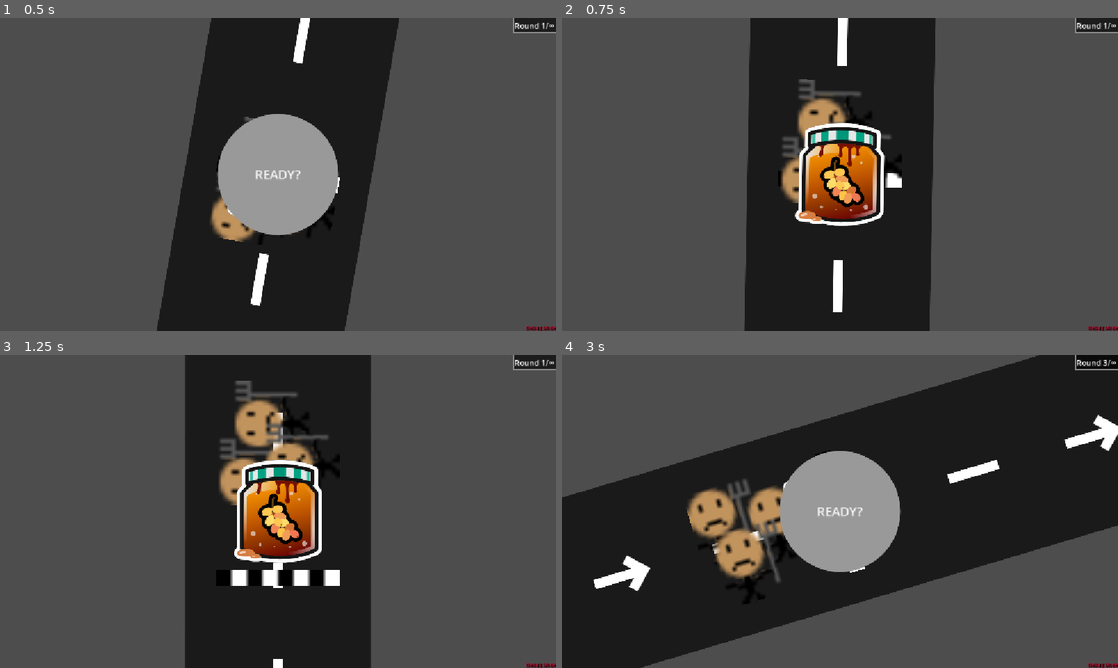
Above: before the commit, frames 1-4 (two rows, left to right).
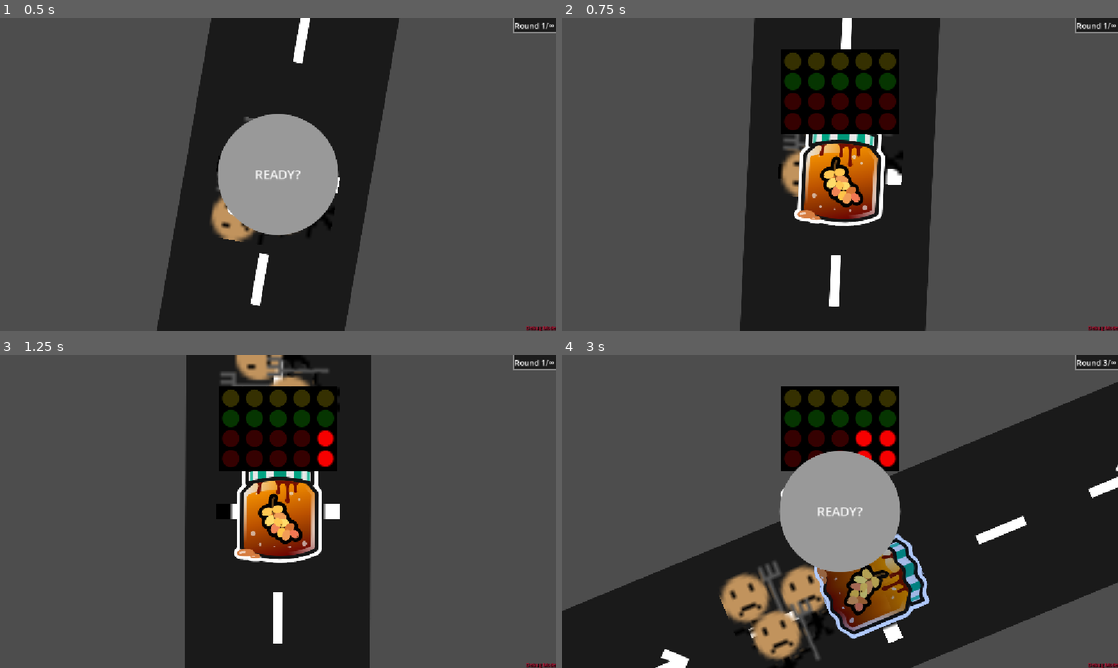
Above: after the commit, the same moments.

Repository: KIT-GameJam/dattel-jam
Game: Godot game, scene res://core/game_manager.tscn
Same seed, same stepped clock (60 frames per second), same inputs: the game is played once before the commit and once after it.
Inputs:
- Up to frame 1 (0.5 s): no input
- Up to frame 2 (0.75 s): click "READY?" at 0.5 s
- Up to frame 3 (1.25 s): no input
- Up to frame 4 (3 s): hold D (right) 1.28-2 s; tap Space (temp_reach_goal) at 1.35, 2.85 s; click "READY?" at 2 s; hold A (left) from 2.78 s (still down)

Frame 1 is identical in both runs. In frame 2, 8.0% of the frame differs, in the area x 32-68%, y 0-100%; in frame 3, 8.9%; in frame 4, 46%, in the area x 0-100%, y 0-100%.
Error after the commit: Trying to return a value of type "Area2D" from a function whose return type is "Road". (res://core/level.gd:13)

Commit message:
Add traffic light

Diff:
--- /dev/null
+++ b/assets/traffic-light-green.svg
@@ -0,0 +1,13 @@
+<?xml version="1.0" encoding="UTF-8"?>
+<!-- Created with Inkscape (http://www.inkscape.org/) -->
+<svg width="109.02mm" height="389.35mm" version="1.1" viewBox="0 0 109.02 389.35" xmlns="http://www.w3.org/2000/svg">
+ <g transform="translate(-46.722 125.21)" stroke-linejoin="round" stroke-miterlimit="1">
+  <rect x="46.722" y="-125.21" width="109.02" height="389.35" ry="2.5681" stroke-width="10" style="paint-order:markers fill stroke"/>
+  <g>
+   <circle cx="100.92" cy="205.58" r="39.246" fill="#350101" stroke-width="10" style="paint-order:markers fill stroke"/>
+   <circle cx="100.92" cy="114.12" r="39.246" fill="#350101" stroke-width="10" style="paint-order:markers fill stroke"/>
+   <circle cx="100.92" cy="22.661" r="39.246" fill="#2afa15" stroke="#26a03d" stroke-width="4.9" style="paint-order:markers fill stroke"/>
+   <circle cx="100.92" cy="-68.796" r="39.246" fill="#353001" stroke-width="10" style="paint-order:markers fill stroke"/>
+  </g>
+ </g>
+</svg>
--- /dev/null
+++ b/assets/traffic-light-off.svg
@@ -0,0 +1,13 @@
+<?xml version="1.0" encoding="UTF-8"?>
+<!-- Created with Inkscape (http://www.inkscape.org/) -->
+<svg width="109.02mm" height="389.35mm" version="1.1" viewBox="0 0 109.02 389.35" xmlns="http://www.w3.org/2000/svg">
+ <g transform="translate(-46.722 125.21)" stroke-linejoin="round" stroke-miterlimit="1" stroke-width="10">
+  <rect x="46.722" y="-125.21" width="109.02" height="389.35" ry="2.5681" style="paint-order:markers fill stroke"/>
+  <g>
+   <circle cx="100.92" cy="205.58" r="39.246" fill="#350101" style="paint-order:markers fill stroke"/>
+   <circle cx="100.92" cy="114.12" r="39.246" fill="#350101" style="paint-order:markers fill stroke"/>
+   <circle cx="100.92" cy="22.661" r="39.246" fill="#063501" style="paint-order:markers fill stroke"/>
+   <circle cx="100.92" cy="-68.796" r="39.246" fill="#353001" style="paint-order:markers fill stroke"/>
+  </g>
+ </g>
+</svg>
--- /dev/null
+++ b/assets/traffic-light-red.svg
@@ -0,0 +1,13 @@
+<?xml version="1.0" encoding="UTF-8"?>
+<!-- Created with Inkscape (http://www.inkscape.org/) -->
+<svg width="109.02mm" height="389.35mm" version="1.1" viewBox="0 0 109.02 389.35" xmlns="http://www.w3.org/2000/svg">
+ <g transform="translate(-46.722 125.21)" stroke-linejoin="round" stroke-miterlimit="1" stroke-width="10">
+  <rect x="46.722" y="-125.21" width="109.02" height="389.35" ry="2.5681" style="paint-order:markers fill stroke"/>
+  <g>
+   <circle cx="100.92" cy="205.58" r="39.246" fill="#f60000" stroke="#000" stroke-opacity=".52465" style="paint-order:markers fill stroke"/>
+   <circle cx="100.92" cy="114.12" r="39.246" fill="#f60000" stroke="#000" stroke-opacity=".52465" style="paint-order:markers fill stroke"/>
+   <circle cx="100.92" cy="22.661" r="39.246" fill="#063501" style="paint-order:markers fill stroke"/>
+   <circle cx="100.92" cy="-68.796" r="39.246" fill="#353001" style="paint-order:markers fill stroke"/>
+  </g>
+ </g>
+</svg>
--- a/game.gd
+++ b/game.gd
@@ -12,8 +12,10 @@
 
 const level_scene: PackedScene = preload("res://core/level.tscn")
 const ready_scene: PackedScene = preload("res://ui/ready_ui.tscn")
+const traffic_light_scene: PackedScene = preload("res://ui/beep_boop.tscn")
 var level: Level
 var ready_ui: Node
+var traffic_light_ui: Node
 const player_scene: PackedScene = preload("res://core/player_car.tscn")
 const car_scene: PackedScene = preload("res://core/car.tscn")
 var player: HistoryObject
@@ -49,6 +51,10 @@
 
 func _start_level() -> void:
 	ready_ui.queue_free()
+	traffic_light_ui = traffic_light_scene.instantiate()
+	add_child(traffic_light_ui)
+
+func start_race() -> void:
 	is_race_started = true
 
 func _end_level() -> void:
--- /dev/null
+++ b/ui/beep_boop.gd
@@ -0,0 +1,29 @@
+extends CanvasLayer
+
+@onready var container: Control = $VBoxContainer/TrafficLightContainer
+@onready var timer: Timer = $Timer
+var traffic_lights: Array[TrafficLight] = []
+var step := 0
+var is_done := false
+
+func _ready() -> void:
+	if Global.DEBUG:
+		# reduce wait time in debug mode
+		timer.wait_time = 0.4
+	timer.start()
+	traffic_lights.assign(container.get_children())
+
+func _next_level():
+	if is_done:
+		var tween := create_tween()
+		container.offset_transform_enabled = true
+		tween.tween_property(container, "offset_transform_scale:y", 0.0, 0.15)
+		tween.tween_callback(queue_free)
+	step += 1
+	if step <= len(traffic_lights):
+		traffic_lights[len(traffic_lights) - step].make_red()
+	else:
+		for light in traffic_lights:
+			light.make_green()
+			Global.get_game().start_race()
+			is_done = true
--- /dev/null
+++ b/ui/beep_boop.tscn
@@ -0,0 +1,49 @@
+[gd_scene format=3 uid="uid://b64io6h2kkaa0"]
+
+[ext_resource type="PackedScene" uid="uid://cq6ndxyc5xb3a" path="res://ui/traffic_light.tscn" id="1_0dmrh"]
+[ext_resource type="Script" uid="uid://c416tceodsxnr" path="res://ui/beep_boop.gd" id="1_0116e"]
+
+[node name="BeepBoop" type="CanvasLayer" unique_id=365712340]
+script = ExtResource("1_0116e")
+
+[node name="VBoxContainer" type="VBoxContainer" parent="." unique_id=1982699799]
+anchors_preset = 13
+anchor_left = 0.5
+anchor_right = 0.5
+anchor_bottom = 1.0
+offset_left = -122.5
+offset_right = 122.5
+grow_horizontal = 2
+grow_vertical = 2
+size_flags_horizontal = 6
+size_flags_vertical = 3
+size_flags_stretch_ratio = 2.31
+
+[node name="Spacer" type="Control" parent="VBoxContainer" unique_id=1655453505]
+custom_minimum_size = Vector2(0, 60)
+layout_mode = 2
+
+[node name="TrafficLightContainer" type="HBoxContainer" parent="VBoxContainer" unique_id=2092306797]
+layout_mode = 2
+theme_override_constants/separation = 0
+
+[node name="TrafficLight1" parent="VBoxContainer/TrafficLightContainer" unique_id=950638662 instance=ExtResource("1_0dmrh")]
+layout_mode = 2
+
+[node name="TrafficLight2" parent="VBoxContainer/TrafficLightContainer" unique_id=1230481057 instance=ExtResource("1_0dmrh")]
+layout_mode = 2
+
+[node name="TrafficLight3" parent="VBoxContainer/TrafficLightContainer" unique_id=777581552 instance=ExtResource("1_0dmrh")]
+layout_mode = 2
+
+[node name="TrafficLight4" parent="VBoxContainer/TrafficLightContainer" unique_id=1245509575 instance=ExtResource("1_0dmrh")]
+layout_mode = 2
+
+[node name="TrafficLight5" parent="VBoxContainer/TrafficLightContainer" unique_id=2060350656 instance=ExtResource("1_0dmrh")]
+layout_mode = 2
+
+[node name="Timer" type="Timer" parent="." unique_id=1189428176]
+wait_time = 0.8
+autostart = true
+
+[connection signal="timeout" from="Timer" to="." method="_next_level"]
--- /dev/null
+++ b/ui/traffic_light.gd
@@ -0,0 +1,11 @@
+class_name TrafficLight
+extends TextureRect
+
+const tex_red: Texture2D = preload("res://assets/traffic-light-red.svg")
+const tex_green: Texture2D = preload("res://assets/traffic-light-green.svg")
+
+func make_red() -> void:
+	texture = tex_red
+
+func make_green() -> void:
+	texture = tex_green
--- /dev/null
+++ b/ui/traffic_light.tscn
@@ -0,0 +1,10 @@
+[gd_scene format=3 uid="uid://cq6ndxyc5xb3a"]
+
+[ext_resource type="Script" uid="uid://boff6huby5mfx" path="res://ui/traffic_light.gd" id="1_738p0"]
+[ext_resource type="Texture2D" uid="uid://bj8wm23uoqcef" path="res://assets/traffic-light-off.svg" id="1_daxdx"]
+
+[node name="TrafficLight" type="TextureRect" unique_id=950638662]
+size_flags_horizontal = 0
+size_flags_vertical = 0
+texture = ExtResource("1_daxdx")
+script = ExtResource("1_738p0")
Not shown, added: assets/traffic-light-green.svg.import
Not shown, added: assets/traffic-light-off.svg.import
Not shown, added: assets/traffic-light-red.svg.import
Not shown, added: ui/beep_boop.gd.uid
Not shown, added: ui/traffic_light.gd.uid
